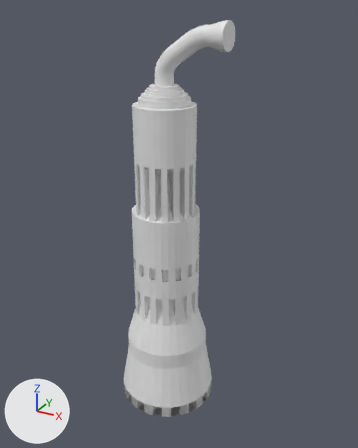
One commit to the Blender file Madiyar/engines.blend: the scene before it, then after it.
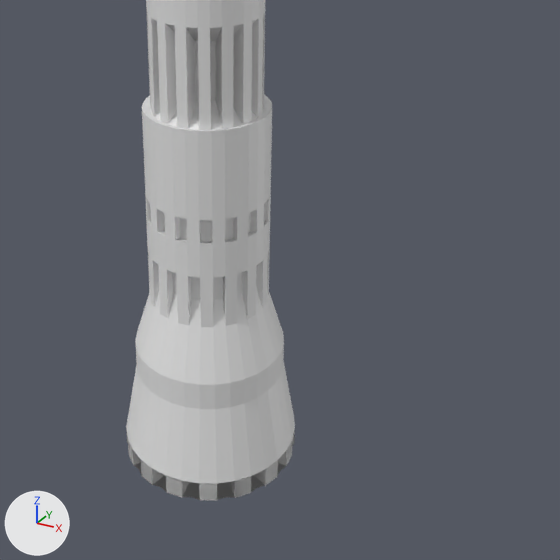
Each version appears first whole from a 50 mm camera at (6.45, -10.82, 7.07) aimed at (-0.12, 1.14, 1.09), and next in a close-up on the part from 16% to 98% of the width and 35% to 100% of the height. The lights are fixed; the arrows at lower left show +X, +Y and +Z.

The older version as bpy lines, for what is in view:
```python
me_cylinder = bpy.data.meshes.new('Cylinder')
me_cylinder.from_pydata(...)  # 2288 vertices, 2226 faces; spans x -2.23..1.58, y -0.68..2.77, z -1.64..2.24
ob_cylinder = bpy.data.objects.new('Cylinder', me_cylinder)
ob_cylinder.location = (0.0, 0.0, 0.0)
ob_cylinder.scale = (0.878, 0.878, 3.02)
```
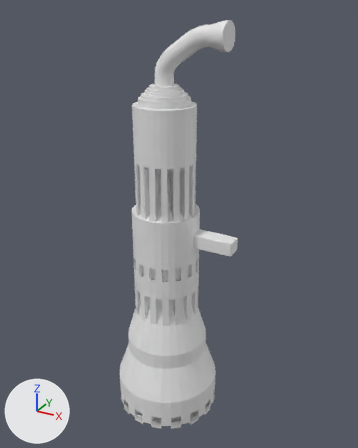
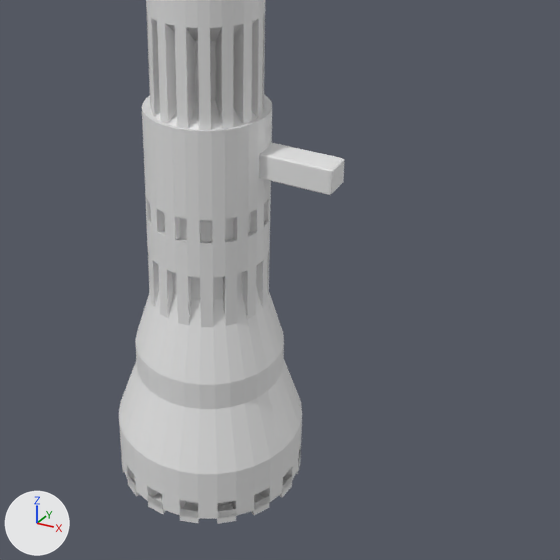
Commit message: Engines updated

Where the change shows, as pixel boxes (x1, y1, x2, y2) in the close-ups (560 x 560 px; the box of a moved part takes in the faces that stretch with it):
'Cylinder', reshaped
    before: (126, 0, 295, 500)
    after: (119, 0, 302, 524)
'Cube', added
    after: (259, 143, 344, 195)
part 1 of me_cylinder, moved or reshaped
    before: (126, 360, 295, 500)
    after: (119, 359, 302, 524)

Diff of the bpy script that builds the scene:
```diff
--- a/Madiyar/engines.blend.py
+++ b/Madiyar/engines.blend.py
@@ me_cylinder @@
 # used by ob_cylinder; location = (0.0, 0.0, 0.0); scale = (0.878, 0.878, 3.02)
-me_cylinder.from_pydata(...)  # 2288 vertices, 2226 faces; spans x -2.23..1.58, y -0.68..2.77, z -1.64..2.24
+me_cylinder.from_pydata(...)  # 2189 vertices, 2158 faces; spans x -2.37..1.58, y -0.82..2.91, z -1.77..2.24
+# me_cylinder part 1: 611 vertices removed from x -2.23..1.22, y -0.68..2.77, z -1.64..-1.28; 512 vertices added at x -2.37..1.36, y -0.82..2.91, z -1.77..-1.41
@@ me_cube @@
+me_cube.from_pydata(...)  # a box spanning x -1.0..1.0, y -1.0..1.0, z -1.0..1.0
@@ ob_cube @@
+ob_cube = bpy.data.objects.new('Cube', me_cube)
+ob_cube.location = (1.12, 1.01, 0.82)
+ob_cube.scale = (0.622, 0.246, 0.208)
+_m = ob_cube.modifiers.new('Bevel', 'BEVEL')
+_m.width = 0.13
+_m.width_pct = 0.13
+_m.segments = 9
```
